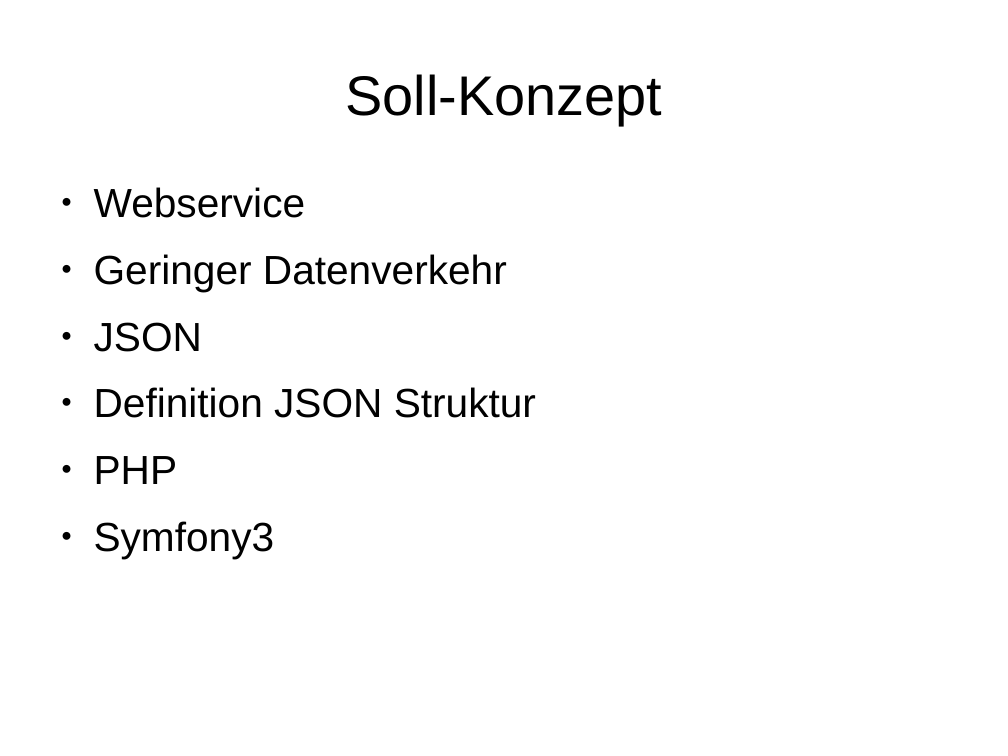
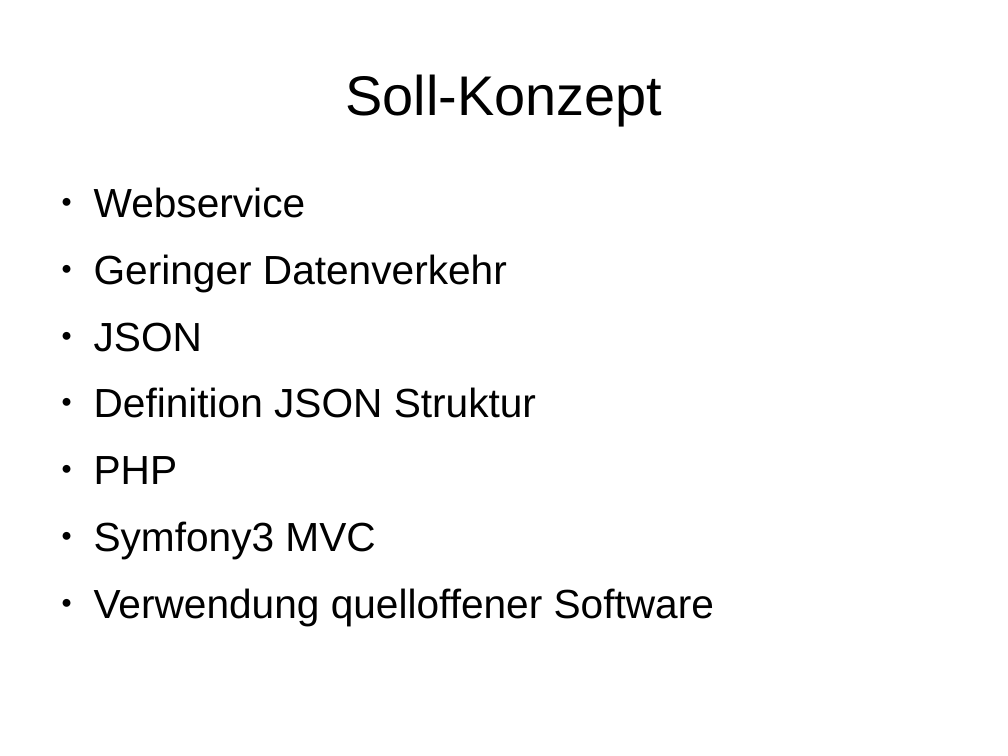
Before and after one commit to janhelmle/weiterbildung_fachinformatiker_ihk_projektantrag, a slide deck: slide 6 of praesentation/presentation_v1.odp. Drawn at 1008x756 pixels with LibreOffice and Linux fonts; fonts in the diff are those of the drawing. Boxes give left, top, right and bottom in pixels: in the first picture for what was removed or moved away, otherwise in the second. Text is boxed around its words. In the diff, an @@ line names an element or a change of style, - is before the commit and + after.

Commit message:
Progress

```diff
--- a/praesentation/presentation_v1.odp
+++ b/praesentation/presentation_v1.odp
@@ text at (94, 521, 714, 625): text changed @@
-● Symfony3
+● Symfony3 MVC
+● Verwendung quelloffener Software
```
Also in this commit, not shown: 2 other slides changed.
